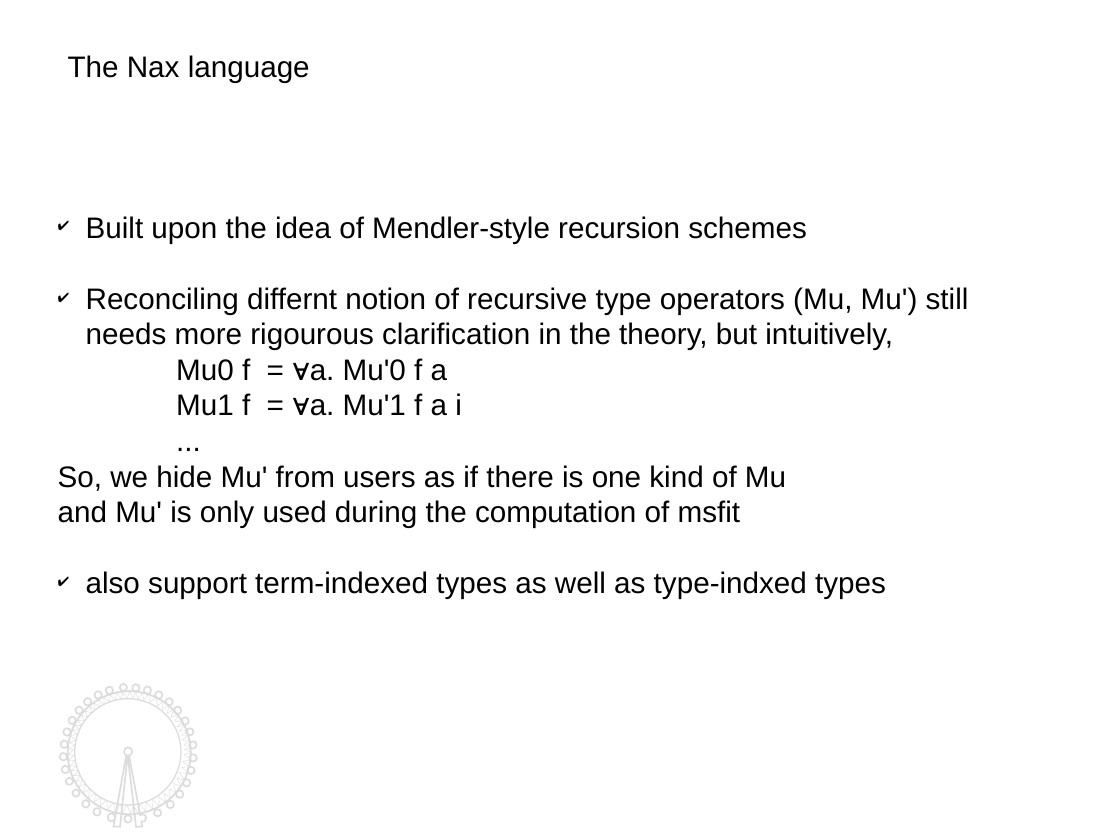
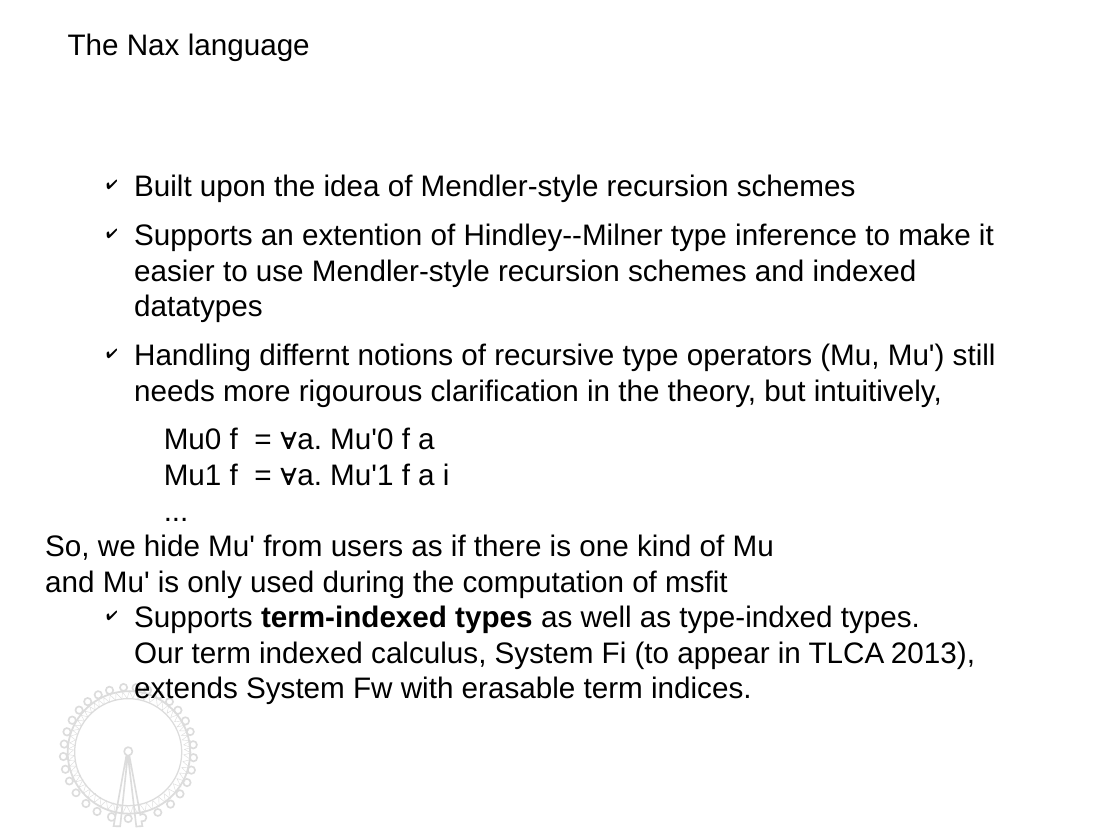
Before and after one commit to kyagrd/nax, a slide deck: slide 13 of trunk/draft/TYPES13/ppt/myslide.odp. Drawn at 1120x840 pixels with LibreOffice and Linux fonts; fonts in the diff are those of the drawing. Boxes give left, top, right and bottom in pixels: in the first picture for what was removed or moved away, otherwise in the second. Text is boxed around its words. In the diff, an @@ line names an element or a change of style, - is before the commit and + after.

```diff
--- a/trunk/draft/TYPES13/ppt/myslide.odp
+++ b/trunk/draft/TYPES13/ppt/myslide.odp
@@ text "The Nax language": place and size @@
-text "The Nax language" at box(68, 55, 310, 83)
+text "The Nax language" at box(68, 33, 310, 61)
@@ text "Built upon the idea of ...": place and size @@
-text "Built upon the idea of ..." at box(58, 216, 969, 599)
+text "Built upon the idea of ..." at box(45, 174, 996, 704)
@@ text at box(134, 174, 856, 202): indent changed; more space between paragraphs @@
@@ text at box(134, 223, 996, 406): text changed @@
-✔ Reconciling differnt notion of recursive type operators (Mu, Mu') still needs more rigourous clarification in the theory, but intuitively,
+✔ Supports an extention of Hindley--Milner type inference to make it easier to use Mendler-style recursion schemes and indexed datatypes
+✔ Handling differnt notions of recursive type operators (Mu, Mu') still needs more rigourous clarification in the theory, but intuitively,
@@ text at box(134, 605, 975, 704): text changed @@
-✔ also support term-indexed types as well as type-indxed types
+✔ Supports term-indexed types as well as type-indxed types.
+  Our term indexed calculus, System Fi (to appear in TLCA 2013), extends System Fw with erasable term indices.
@@ outline redrawn in 3 elements at box(68, 692, 191, 814), box(59, 685, 197, 827), box(68, 692, 190, 814) @@
```
Also in this commit, not shown: 12 other slides changed, 4 slides added, 2 slides removed, 2 other files.
